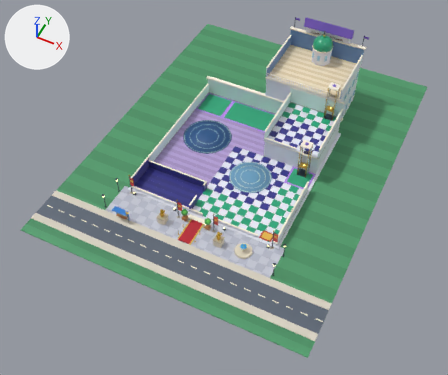
What one commit did to the glTF model art3d/venues/aurora_world/shell.glb.
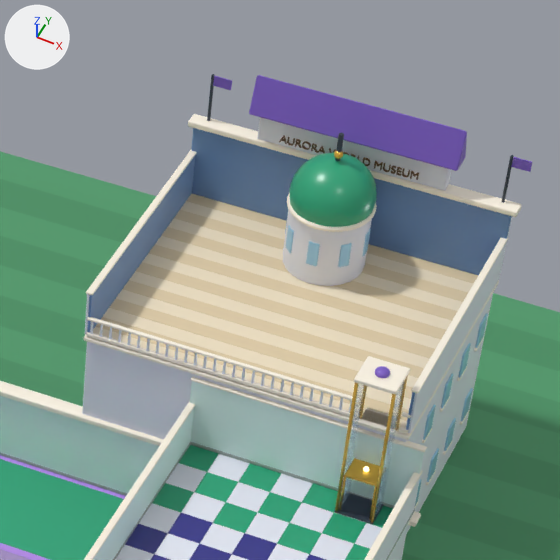
Each version appears first whole from a 50 mm lens placed at (32.22, -59.63, 55.97), pointed at (9.73, -14.65, -0.25), and next in a close-up on the part from 55% to 84% of the width and 0% to 34% of the height. Arrows for +X, +Y and +Z are at upper left; the lights stay in place. The last two pictures show the newer version. Vertices at exactly the same position are counted once.

The scene before the commit, as lines of its bpy script (objects in view):
```python
ob_crown = bpy.data.objects.new('crown', me_cube_527)
ob_crown.location = (0.0, 0.0, 0.0)
ob_dome = bpy.data.objects.new('dome', me_sphere_005)
ob_dome.location = (0.0, 0.0, 0.0)
ob_floor_aurora_deck = bpy.data.objects.new('floor_aurora_deck', me_cube_442)
ob_floor_aurora_deck.location = (0.0, 0.0, 0.0)
# also in view: 'grounds' at (9.5, -8.0, 1.05); 'building' at (9.5, -10.32, 1.28); 'lift_aurora_deck' at (17.6, -0.21, 5.54); 'cabin_aurora_deck' at (17.6, -0.45, 3.74); 'floor_floor_1' at (15.5, -4.0, 2.71)
```
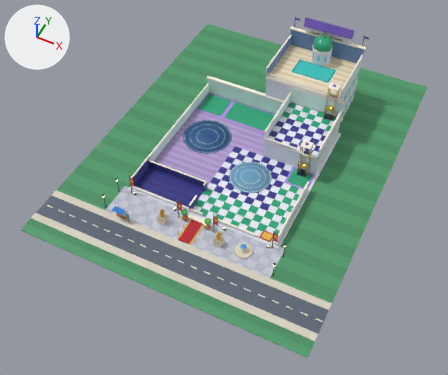
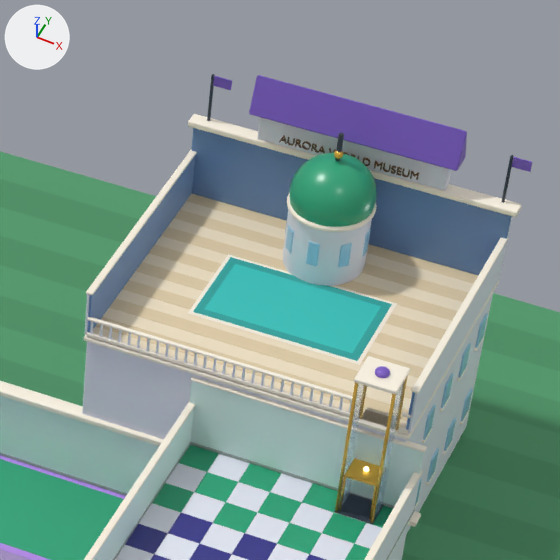
Boxes (x1, y1, x2, y2) around the edits, measured in the close-ups (560 x 560 px):
part 1 of me_cube_442, added: after (193, 257, 392, 361)
part 2 of me_cube_442, added (cyan): after (205, 264, 381, 353)
part 3 of me_cube_442, added: after (188, 254, 397, 365)

The change in detail:
Material 'toy_2FA6A0_60' (mat_toy_2fa6a0_60) is new.
Its base color is (0.0284, 0.381, 0.352) (cyan #2fa6a0).
Its roughness is 0.6.
Material 'toy_37C4BD_60' (mat_toy_37c4bd_60) is new.
Its base color is (0.0382, 0.552, 0.509) (cyan #37c4bd).
Its roughness is 0.6.
me_cube_442 is used by ob_floor_aurora_deck; location (0.0, 0.0, 0.0).
me_cube_442 had 8748 vertices, 17268 faces and spanned x 8.39..18.61, y -0.08..8.11, z 0.0..8.23.
me_cube_442 now has 8812 vertices, 17384 faces and spans x 8.39..18.61, y -0.08..8.11, z 0.0..8.23.
me_cube_442 part 1: a new loose piece of 24 vertices spanning x 10.9..16.1, y 2.4..5.4, z 5.78..5.8, in mat_toy_2fa6a0_60 (cyan #2fa6a0).
me_cube_442 part 2: a new loose piece of 24 vertices spanning x 11.15..15.85, y 2.65..5.15, z 5.78..5.81, in mat_toy_37c4bd_60 (cyan #37c4bd).
me_cube_442 part 3: a new loose piece of 16 vertices spanning x 10.78..16.22, y 2.28..5.52, z 5.77..5.79, in mat_toy_fff7e6_40 (pale yellow #fff7e6).
me_cube_442 gains material mat_toy_2fa6a0_60 (cyan #2fa6a0).
me_cube_442 gains material mat_toy_37c4bd_60 (cyan #37c4bd).
